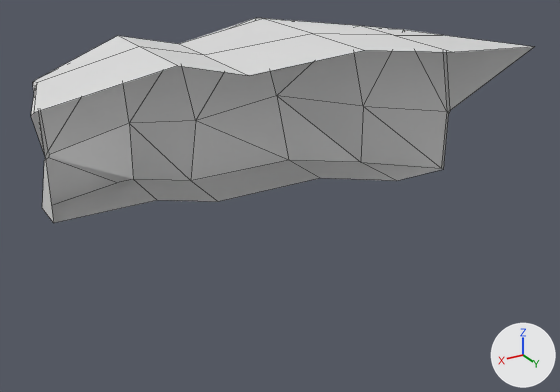
The Blender file Assets/Models/Environment/Cliff.blend, before and after one commit.
Rendered twice from a 50 mm lens placed at (16.24, 19.05, 8.46), pointed at (4.74, -0.11, -1.12). The lights are fixed; the arrows at lower right show +X, +Y and +Z. Mesh edges are drawn as thin lines.
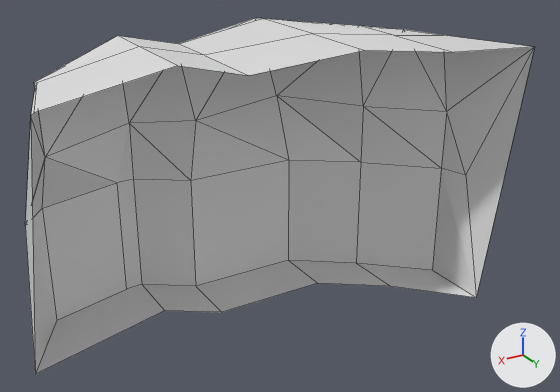
Where the change shows, as pixel boxes (x1, y1, x2, y2) in the pictures (560 x 392 px; the box of a moved part takes in the faces that stretch with it):
'Cube', reshaped (73% taller): before (31, 18, 534, 223); after (25, 18, 534, 374)
part 1 of me_cube, moved or reshaped: before (33, 20, 534, 223); after (25, 26, 534, 374)

Edits to the bpy script that builds the scene:
```text
Change me_cube:
    used by ob_cube; location = (0.0, 0.0, 0.0)
    remove me_cube.from_pydata(...)  # 57 vertices, 55 faces; spans x -2.16..12.26, y -4.55..3.16, z -1.0..3.61
    add me_cube.from_pydata(...)  # 53 vertices, 60 faces; spans x -2.16..12.78, y -4.55..3.16, z -4.91..3.61
    me_cube part 1
    21 vertices are removed from x -1.0..11.47, y -2.02..1.06, z -1.0..3.41
    26 faces are deleted
    1 vertex moves from x 1.19, y -1.56, z 3.51 to x 0.91, y -1.56, z 3.51
    10 vertices are added at x -1.23..12.78, y -1.96..3.08, z -4.91..3.41
    7 new vertices lie (0.0, 0.0, -3.91) away from vertices in x -1.0..11.43, y -3.51..0.88, z -1.0
    31 new faces join them
```
